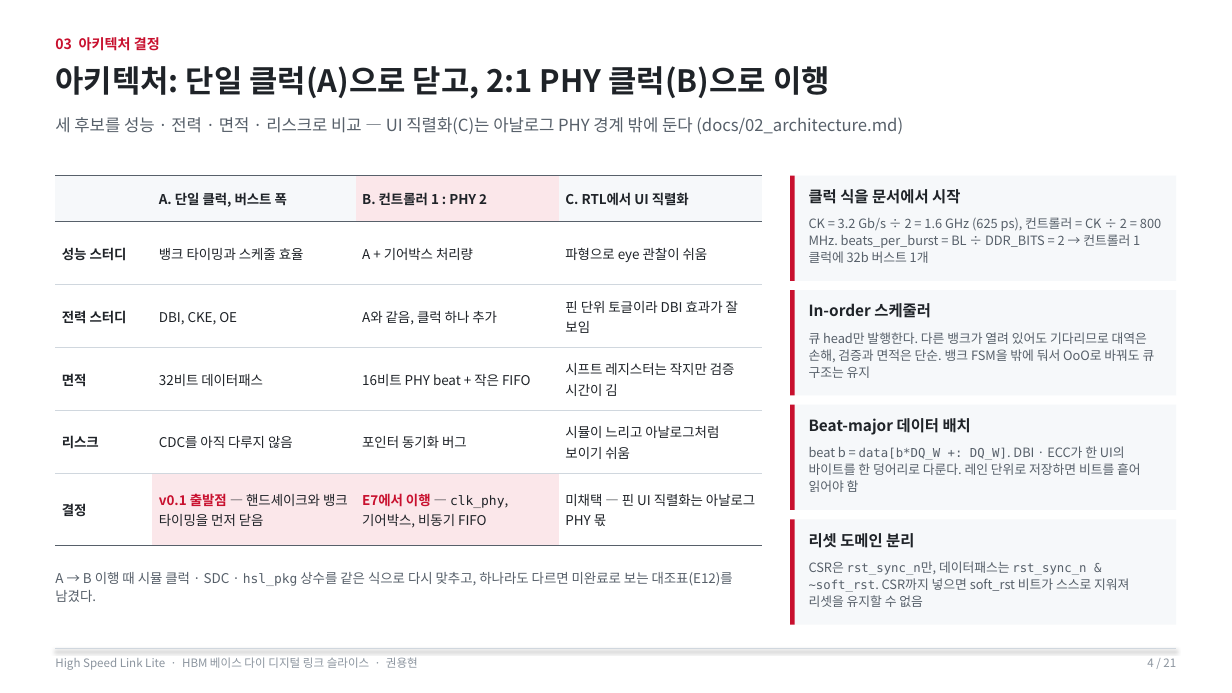
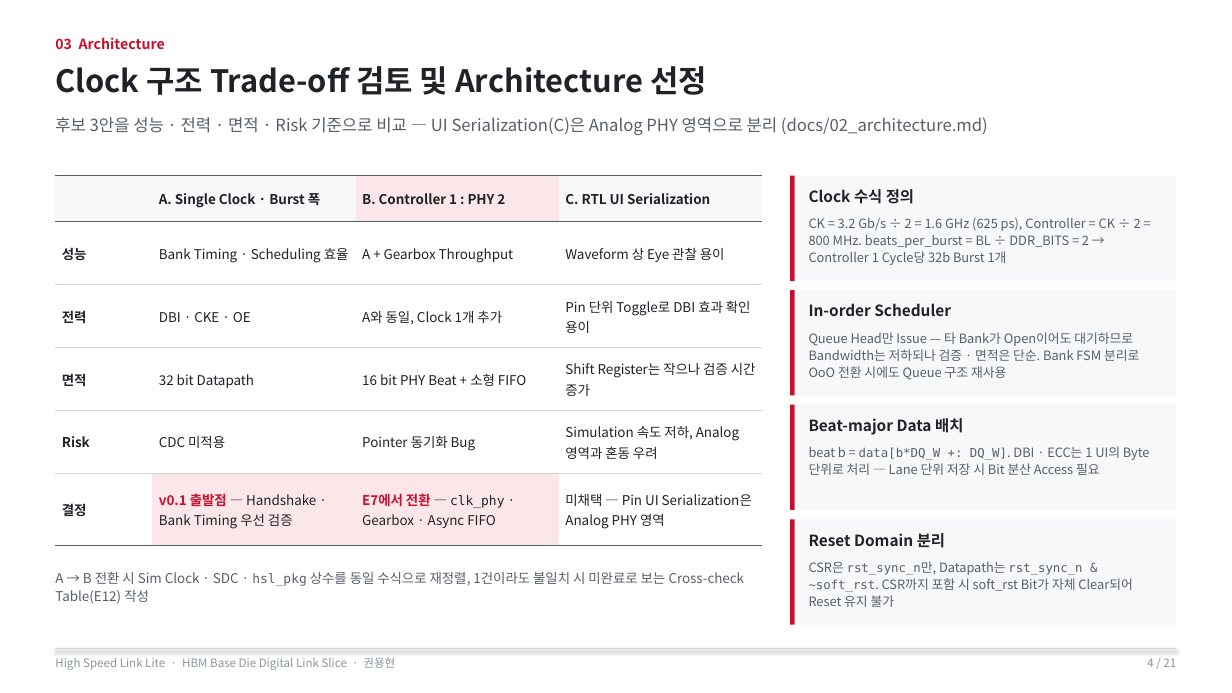
Before and after one commit to yhkwon-git/High_Speed_Link_Lite, a slide deck: slide 4 of portfolio-deck/HighSpeedLinkLite_Portfolio.pptx. Drawn at 1232x693 pixels with LibreOffice and Linux fonts; fonts in the diff are those of the drawing. Boxes give left, top, right and bottom in pixels: in the first picture for what was removed or moved away, otherwise in the second. Text is boxed around its words. In the diff, an @@ line names an element or a change of style, - is before the commit and + after.

```diff
--- a/portfolio-deck/HighSpeedLinkLite_Portfolio.pptx
+++ b/portfolio-deck/HighSpeedLinkLite_Portfolio.pptx
@@ text at bbox=[55, 37, 165, 49]: text changed @@
-03 아키텍처 결정
+03 Architecture
@@ text at bbox=[55, 66, 707, 95]: text changed @@
-아키텍처: 단일 클럭(A)으로 닫고, 2:1 PHY 클럭(B)으로 이행
+Clock 구조 Trade-off 검토 및 Architecture 선정
@@ text at bbox=[55, 117, 988, 135]: text changed @@
-세 후보를 성능 · 전력 · 면적 · 리스크로 비교 — UI 직렬화(C)는 아날로그 PHY 경계 밖에 둔다 (docs/02_architecture.md)
+후보 3안을 성능 · 전력 · 면적 · Risk 기준으로 비교 — UI Serialization(C)은 Analog PHY 영역으로 분리 (docs/02_architecture.md)
@@ table at bbox=[55, 176, 762, 545] @@
-row 1:  | A. 단일 클럭, 버스트 폭 | B. 컨트롤러 1 : PHY 2 | C. RTL에서 UI 직렬화
+row 1:  | A. Single Clock · Burst 폭 | B. Controller 1 : PHY 2 | C. RTL UI Serialization
-row 2: 성능 스터디 | 뱅크 타이밍과 스케줄 효율 | A + 기어박스 처리량 | 파형으로 eye 관찰이 쉬움
+row 2: 성능 | Bank Timing · Scheduling 효율 | A + Gearbox Throughput | Waveform 상 Eye 관찰 용이
-row 3: 전력 스터디 | DBI, CKE, OE | A와 같음, 클럭 하나 추가 | 핀 단위 토글이라 DBI 효과가 잘 보임
+row 3: 전력 | DBI · CKE · OE | A와 동일, Clock 1개 추가 | Pin 단위 Toggle로 DBI 효과 확인 용이
-row 4: 면적 | 32비트 데이터패스 | 16비트 PHY beat + 작은 FIFO | 시프트 레지스터는 작지만 검증 시간이 김
+row 4: 면적 | 32 bit Datapath | 16 bit PHY Beat + 소형 FIFO | Shift Register는 작으나 검증 시간 증가
-row 5: 리스크 | CDC를 아직 다루지 않음 | 포인터 동기화 버그 | 시뮬이 느리고 아날로그처럼 보이기 쉬움
+row 5: Risk | CDC 미적용 | Pointer 동기화 Bug | Simulation 속도 저하, Analog 영역과 혼동 우려
-row 6: 결정 | v0.1 출발점 — 핸드셰이크와 뱅크 타이밍을 먼저 닫음 | E7에서 이행 — clk_phy, 기어박스, 비동기 FIFO | 미채택 — 핀 UI 직렬화는 아날로그 PHY 몫
+row 6: 결정 | v0.1 출발점 — Handshake · Bank Timing 우선 검증 | E7에서 전환 — clk_phy · Gearbox · Async FIFO | 미채택 — Pin UI Serialization은 Analog PHY 영역
@@ text at bbox=[809, 189, 914, 204]: text changed @@
-클럭 식을 문서에서 시작
+Clock 수식 정의
@@ text at bbox=[809, 217, 1141, 265]: text changed @@
-CK = 3.2 Gb/s ÷ 2 = 1.6 GHz (625 ps), 컨트롤러 = CK ÷ 2 = 800 MHz. beats_per_burst = BL ÷ DDR_BITS = 2 → 컨트롤러 1클럭에 32b 버스트 1개
+CK = 3.2 Gb/s ÷ 2 = 1.6 GHz (625 ps), Controller = CK ÷ 2 = 800 MHz. beats_per_burst = BL ÷ DDR_BITS = 2 → Controller 1 Cycle당 32b Burst 1개
@@ text at bbox=[809, 303, 951, 316]: text changed @@
-In-order 스케줄러
+In-order Scheduler
@@ text at bbox=[809, 332, 1139, 380]: text changed @@
-큐 head만 발행한다. 다른 뱅크가 열려 있어도 기다리므로 대역은 손해, 검증과 면적은 단순. 뱅크 FSM을 밖에 둬서 OoO로 바꿔도 큐 구조는 유지
+Queue Head만 Issue — 타 Bank가 Open이어도 대기하므로 Bandwidth는 저하되나 검증 · 면적은 단순. Bank FSM 분리로 OoO 전환 시에도 Queue 구조 재사용
@@ text at bbox=[809, 418, 963, 435]: text changed @@
-Beat-major 데이터 배치
+Beat-major Data 배치
@@ text at bbox=[809, 446, 1150, 475]: text changed @@
-beat b = data[b*DQ_W +: DQ_W]. DBI · ECC가 한 UI의 바이트를 한 덩어리로 다룬다. 레인 단위로 저장하면 비트를 흩어 읽어야 함
+beat b = data[b*DQ_W +: DQ_W]. DBI · ECC는 1 UI의 Byte 단위로 처리 — Lane 단위 저장 시 Bit 분산 Access 필요
@@ text at bbox=[809, 533, 945, 548]: text changed @@
-리셋 도메인 분리
+Reset Domain 분리
@@ text at bbox=[809, 562, 1132, 607]: text changed @@
-CSR은 rst_sync_n만, 데이터패스는 rst_sync_n & ~soft_rst. CSR까지 넣으면 soft_rst 비트가 스스로 지워져 리셋을 유지할 수 없음
+CSR은 rst_sync_n만, Datapath는 rst_sync_n & ~soft_rst. CSR까지 포함 시 soft_rst Bit가 자체 Clear되어 Reset 유지 불가
@@ text at bbox=[55, 572, 745, 604]: text changed @@
-A → B 이행 때 시뮬 클럭 · SDC · hsl_pkg 상수를 같은 식으로 다시 맞추고, 하나라도 다르면 미완료로 보는 대조표(E12)를 남겼다.
+A → B 전환 시 Sim Clock · SDC · hsl_pkg 상수를 동일 수식으로 재정렬, 1건이라도 불일치 시 미완료로 보는 Cross-check Table(E12) 작성
@@ text at bbox=[55, 657, 395, 670]: text changed @@
-High Speed Link Lite · HBM 베이스 다이 디지털 링크 슬라이스 · 권용현
+High Speed Link Lite · HBM Base Die Digital Link Slice · 권용현
```
Also in this commit, not shown: 20 other slides changed, 2 other files.
